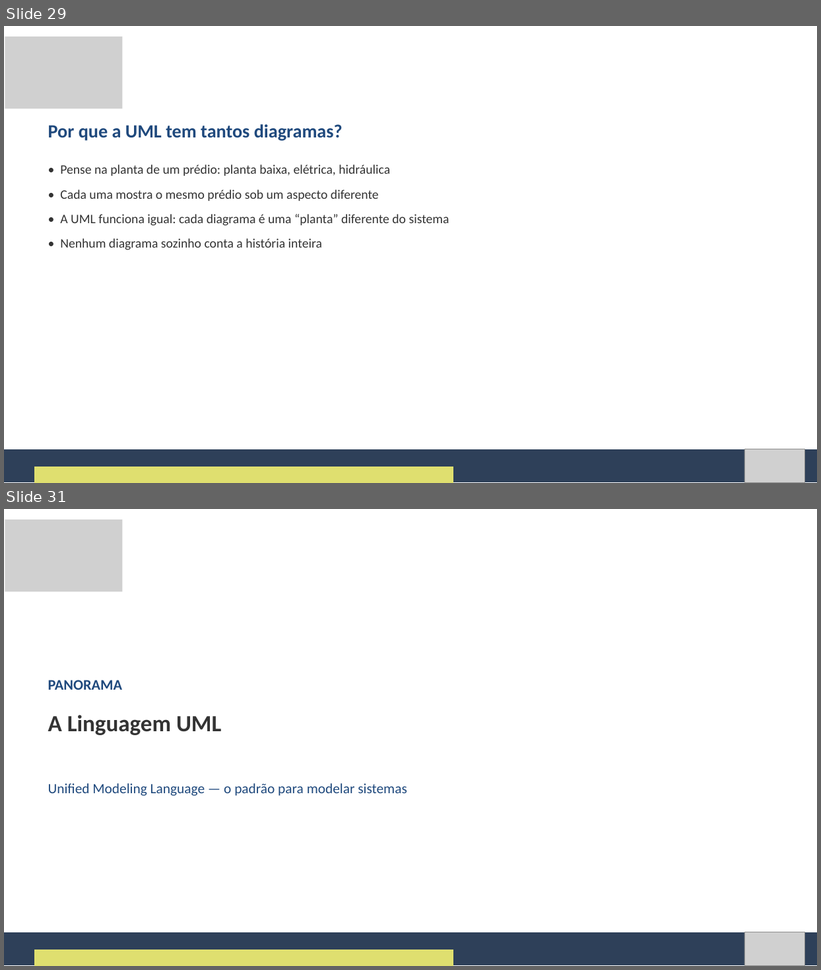
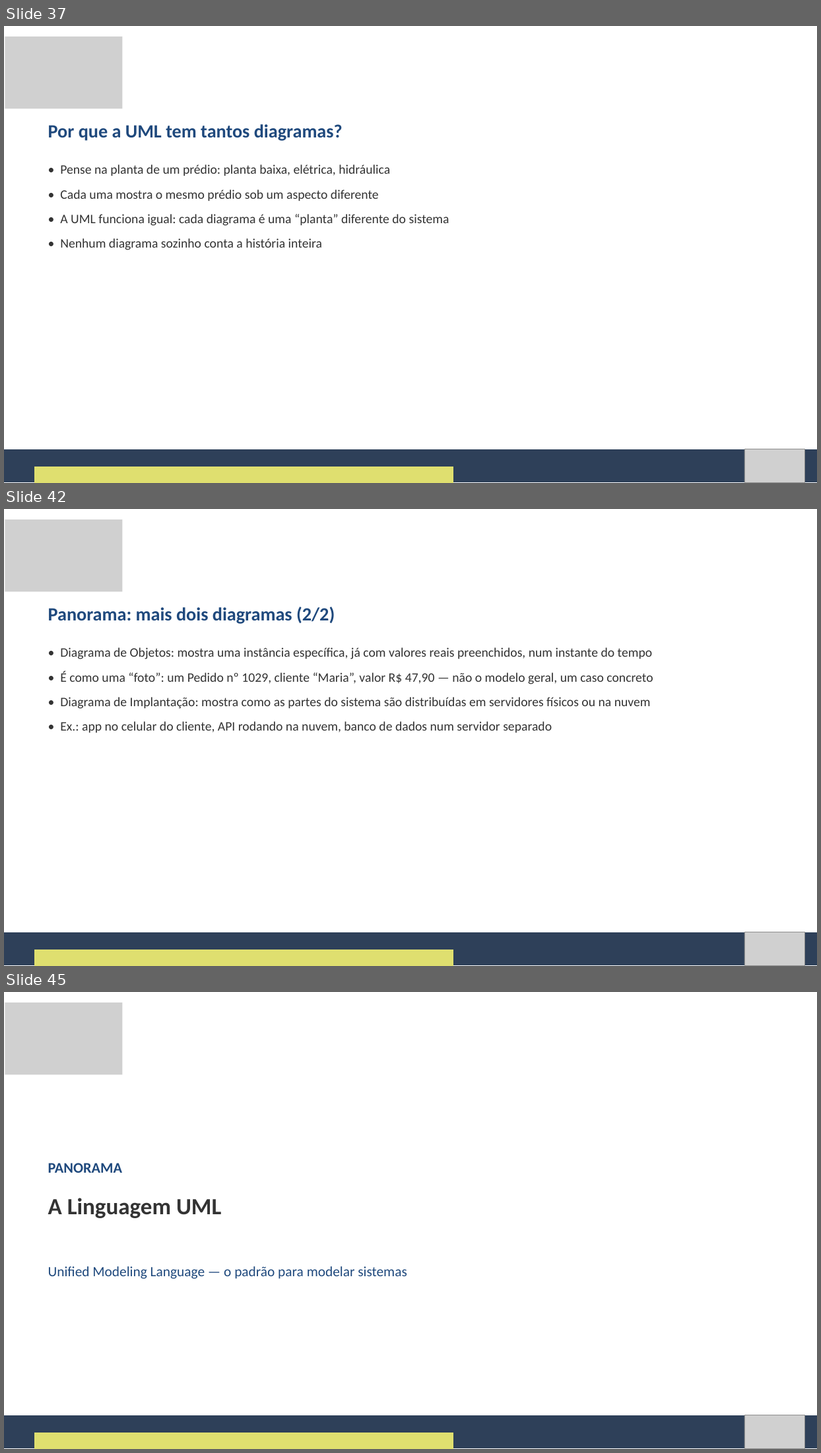
Before and after one commit to Natan20/Curso-Modelagem-De-Sistemas-Material, a slide deck: Aula 03 - 11-09-2026/Aula 3 - Slides.pptx. Shown one above the other, each under a label of ours: slides 29 and 31 before the commit, slides 37, 42 and 45 after it; the slides between them are not shown. The pictures are 821x970 and 821x1453 pixels, drawn with LibreOffice and Linux fonts; fonts in the diff are those of the drawing; grey boxes stand for pictures. Boxes give left, top, right and bottom in pixels: in the first picture for what was removed or moved away, otherwise in the second. Text is boxed around its words. In the diff, an @@ line names an element or a change of style, - is before the commit and + after.

Commit message:
Amplia Apostila e Slides da Aula 3 para 104 slides
Adiciona exemplos e aprofundamentos por toda a aula (cenarios extras
de debate, exemplos com Biblioteca/Academia, panorama ilustrado dos
diagramas de Estados/Componentes/Objetos/Implantacao com print
visual, PlantUML, atalhos do draw.io, mini-exercicios com gabarito) e
estende a atividade de classificacao de 6 para 8 itens.

```diff
--- a/Aula 03 - 11-09-2026/Aula 3 - Slides.pptx
+++ b/Aula 03 - 11-09-2026/Aula 3 - Slides.pptx
@@ slide 42 added at (4,509,817,966), background #FFFFFF @@
@@ picture added at (5,520,122,592) @@
@@ text added at (48,607,335,624), 33 pt, text #1F497D, bold @@
+Panorama: mais dois diagramas (2/2)
@@ text added at (60,648,653,733), 23 pt, text #333333 @@
+• Diagrama de Objetos: mostra uma instância específica, já com valores reais preenchidos, num instante do tempo
+• É como uma “foto”: um Pedido nº 1029, cliente “Maria”, valor R$ 47,90 — não o modelo geral, um caso concreto
+• Diagrama de Implantação: mostra como as partes do sistema são distribuídas em servidores físicos ou na nuvem
+• Ex.: app no celular do cliente, API rodando na nuvem, banco de dados num servidor separado
@@ freeform shape added at (4,933,817,966), fill #2E4059 @@
@@ picture added at (745,932,805,966) @@
@@ freeform shape added at (34,950,453,966), fill #DFDF6F @@
@@ what was slide 29 is now slide 37 @@
@@ what was slide 31 is now slide 45 @@
```
Also in this commit, not shown: 9 slides changed, 33 other slides added, 2 other files.
